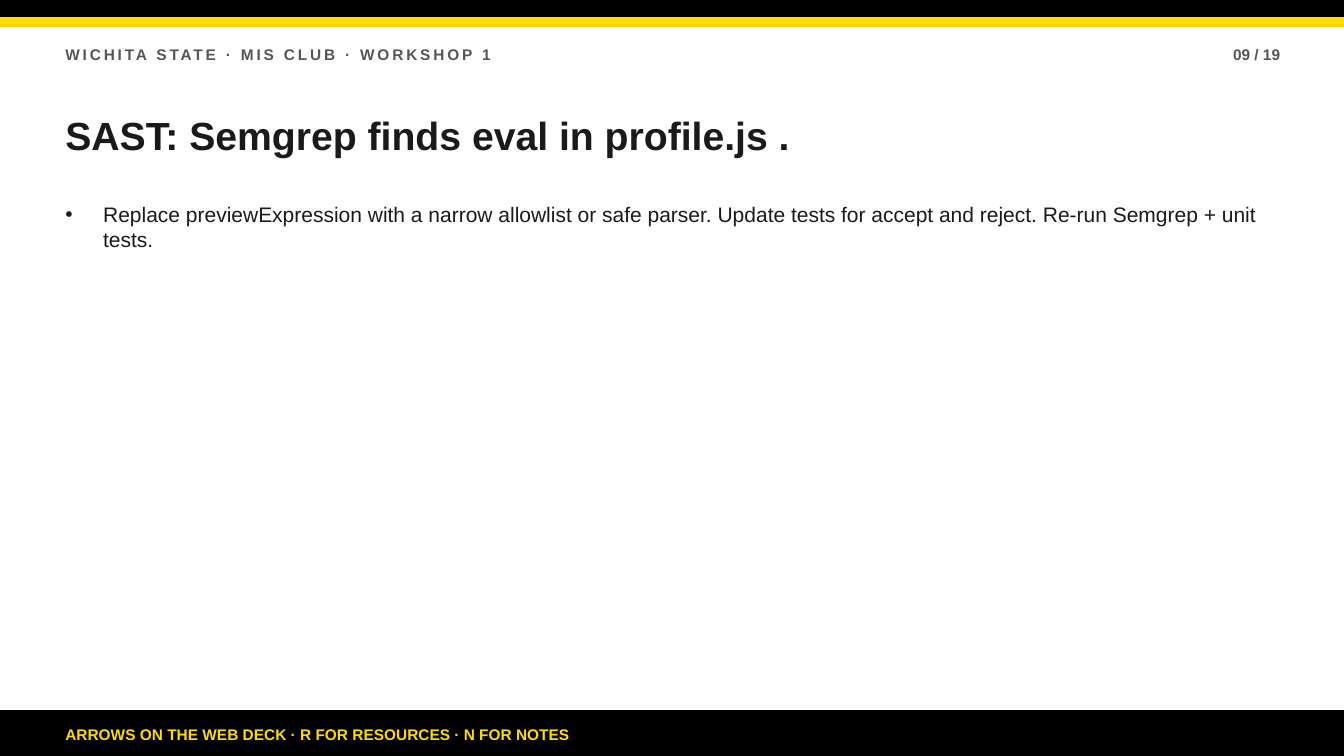
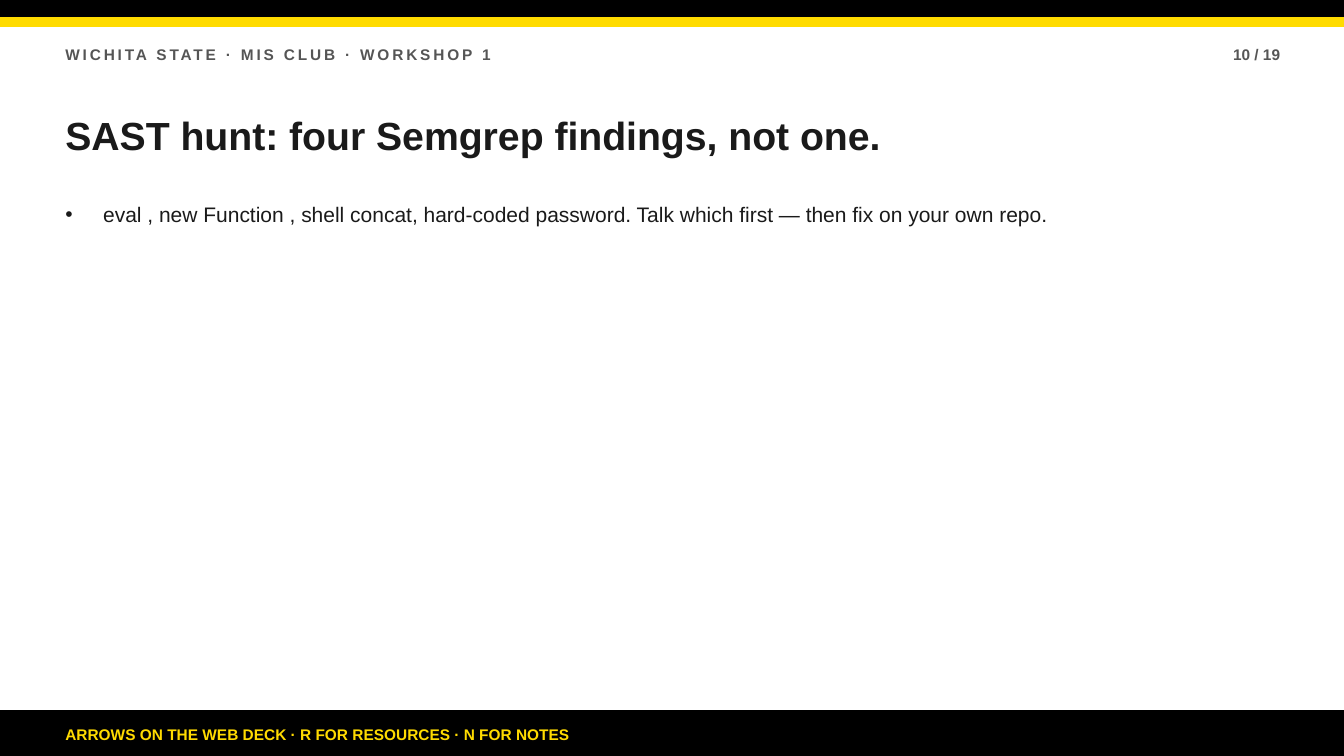
Before and after one commit to bsbcyber/workshop-site, a slide deck: slide 10 of Workshop-2-Secure-Development.pptx (slide 9 before the commit). Drawn at 1344x756 pixels with LibreOffice and Linux fonts; fonts in the diff are those of the drawing. Boxes give left, top, right and bottom in pixels: in the first picture for what was removed or moved away, otherwise in the second. Text is boxed around its words. In the diff, an @@ line names an element or a change of style, - is before the commit and + after.

Commit message:
Align Workshop 2 site to partner pacing and Must/Should/Stretch.
Update facilitator guide, agenda, student walkthrough, deck, and PPTX so the 2-hour lab uses discussion partners, hard gates, and tiered completion.

```diff
--- a/Workshop-2-Secure-Development.pptx
+++ b/Workshop-2-Secure-Development.pptx
@@ text at (x1=1233, y1=49, x2=1280, y2=60): text changed @@
-09 / 19
+10 / 19
@@ text at (x1=65, y1=121, x2=880, y2=158): text changed @@
-SAST: Semgrep finds eval in profile.js .
+SAST hunt: four Semgrep findings, not one.
@@ text at (x1=103, y1=206, x2=1047, y2=227): text changed @@
-• Replace previewExpression with a narrow allowlist or safe parser. Update tests for accept and reject. Re-run Semgrep + unit tests.
+• eval , new Function , shell concat, hard-coded password. Talk which first — then fix on your own repo.
```
Also in this commit, not shown: 16 other slides changed, 1 slide added, 1 slide removed, 5 other files.
